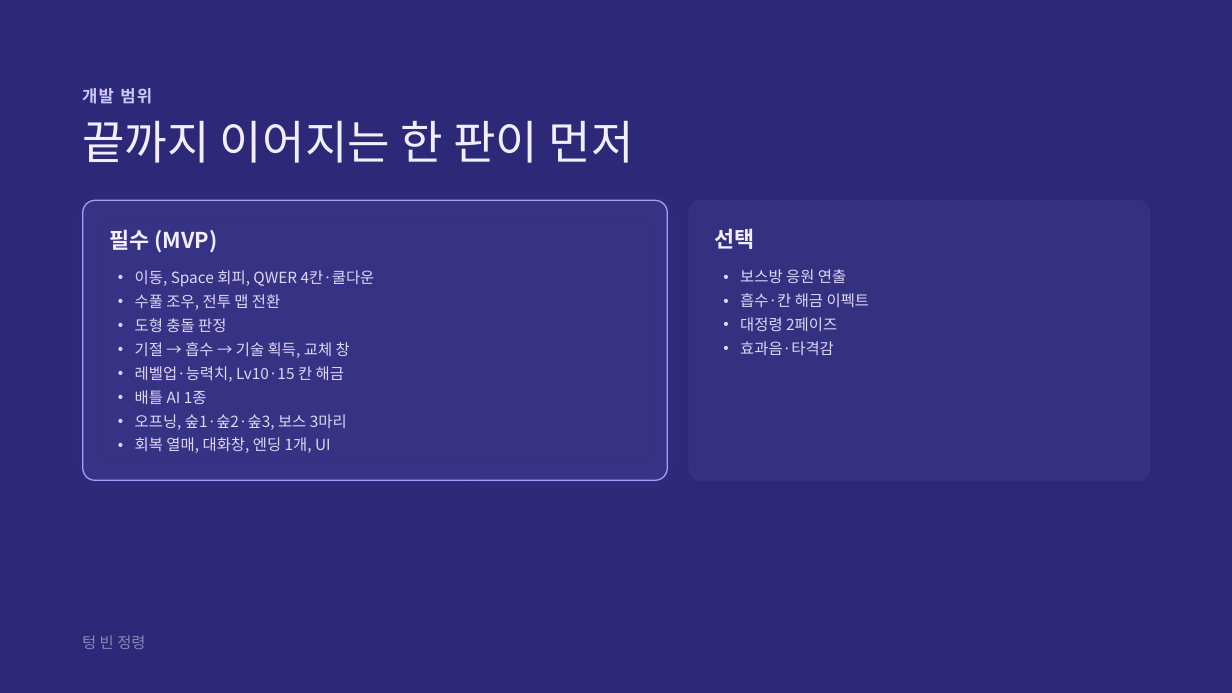
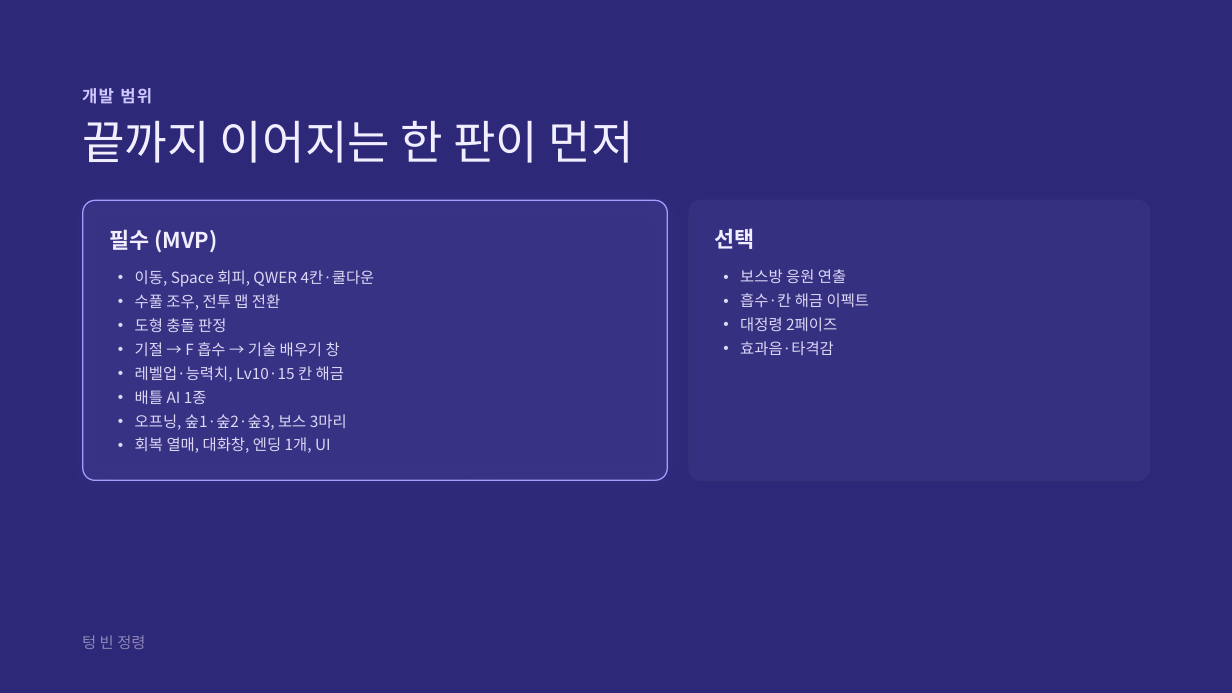
Before and after one commit to zkssk0812/202018012_2DGP_PROJECT, a slide deck: slide 24 of docs/텅 빈 정령 — 기획서.pptx. Drawn at 1232x693 pixels with LibreOffice and Linux fonts; fonts in the diff are those of the drawing; background and template pictures are left out. Boxes give left, top, right and bottom in pixels: in the first picture for what was removed or moved away, otherwise in the second. Text is boxed around its words. In the diff, an @@ line names an element or a change of style, - is before the commit and + after.

```diff
--- a/docs/텅 빈 정령 — 기획서.pptx
+++ b/docs/텅 빈 정령 — 기획서.pptx
@@ text at [135, 342, 340, 356]: text changed @@
-• 기절 → 흡수 → 기술 획득, 교체 창
+• 기절 → F 흡수 → 기술 배우기 창
```
Also in this commit, not shown: 4 other slides changed, 5 other files.
